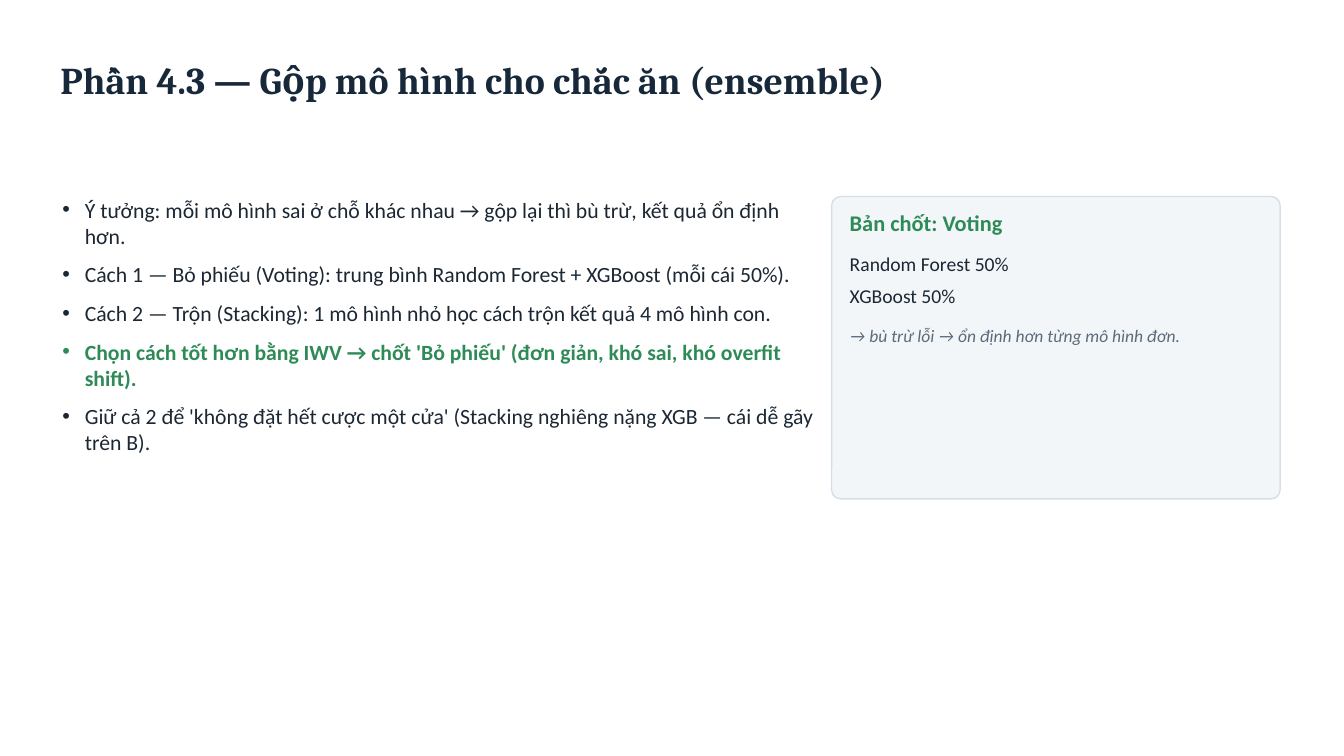
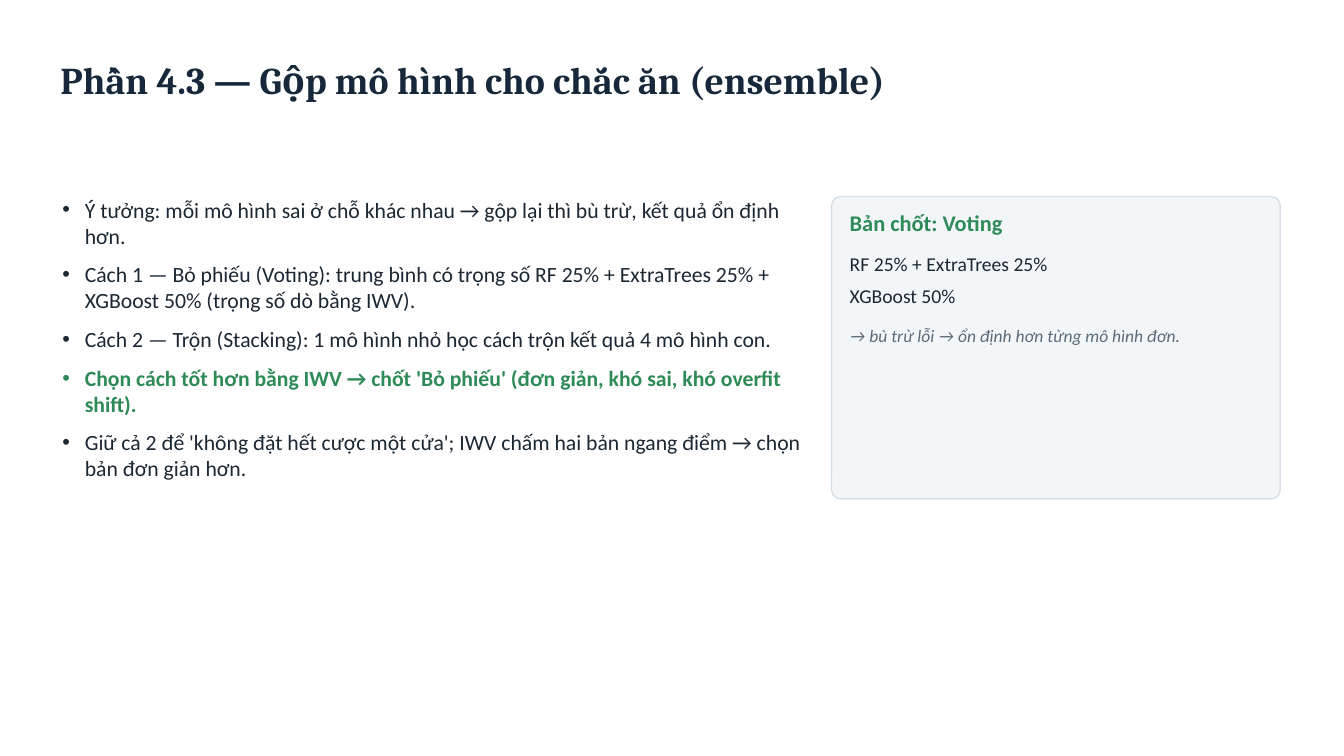
Before and after one commit to tuanhuu3264/MasterDegree_ML_GroupProject, a slide deck: slide 19 of bai_tap_cuoi_khoa/bao_cao/SLIDE_THUYET_TRINH_v6.pptx. Drawn at 1344x756 pixels with LibreOffice and Linux fonts; fonts in the diff are those of the drawing. Boxes give left, top, right and bottom in pixels: in the first picture for what was removed or moved away, otherwise in the second. Text is boxed around its words. In the diff, an @@ line names an element or a change of style, - is before the commit and + after.

```diff
--- a/bai_tap_cuoi_khoa/bao_cao/SLIDE_THUYET_TRINH_v6.pptx
+++ b/bai_tap_cuoi_khoa/bao_cao/SLIDE_THUYET_TRINH_v6.pptx
@@ text at [85,265,753,312]: text changed @@
-• Cách 1 — Bỏ phiếu (Voting): trung bình Random Forest + XGBoost (mỗi cái 50%).
+• Cách 1 — Bỏ phiếu (Voting): trung bình có trọng số RF 25% + ExtraTrees 25% + XGBoost 50% (trọng số dò bằng IWV).
@@ text at [850,257,1048,271]: text changed @@
-Random Forest 50%
+RF 25% + ExtraTrees 25%
@@ text at [85,433,800,480]: text changed @@
-• Giữ cả 2 để 'không đặt hết cược một cửa' (Stacking nghiêng nặng XGB — cái dễ gãy trên B).
+• Giữ cả 2 để 'không đặt hết cược một cửa'; IWV chấm hai bản ngang điểm → chọn bản đơn giản hơn.
```
Also in this commit, not shown: 14 other slides changed, 22 other files.
